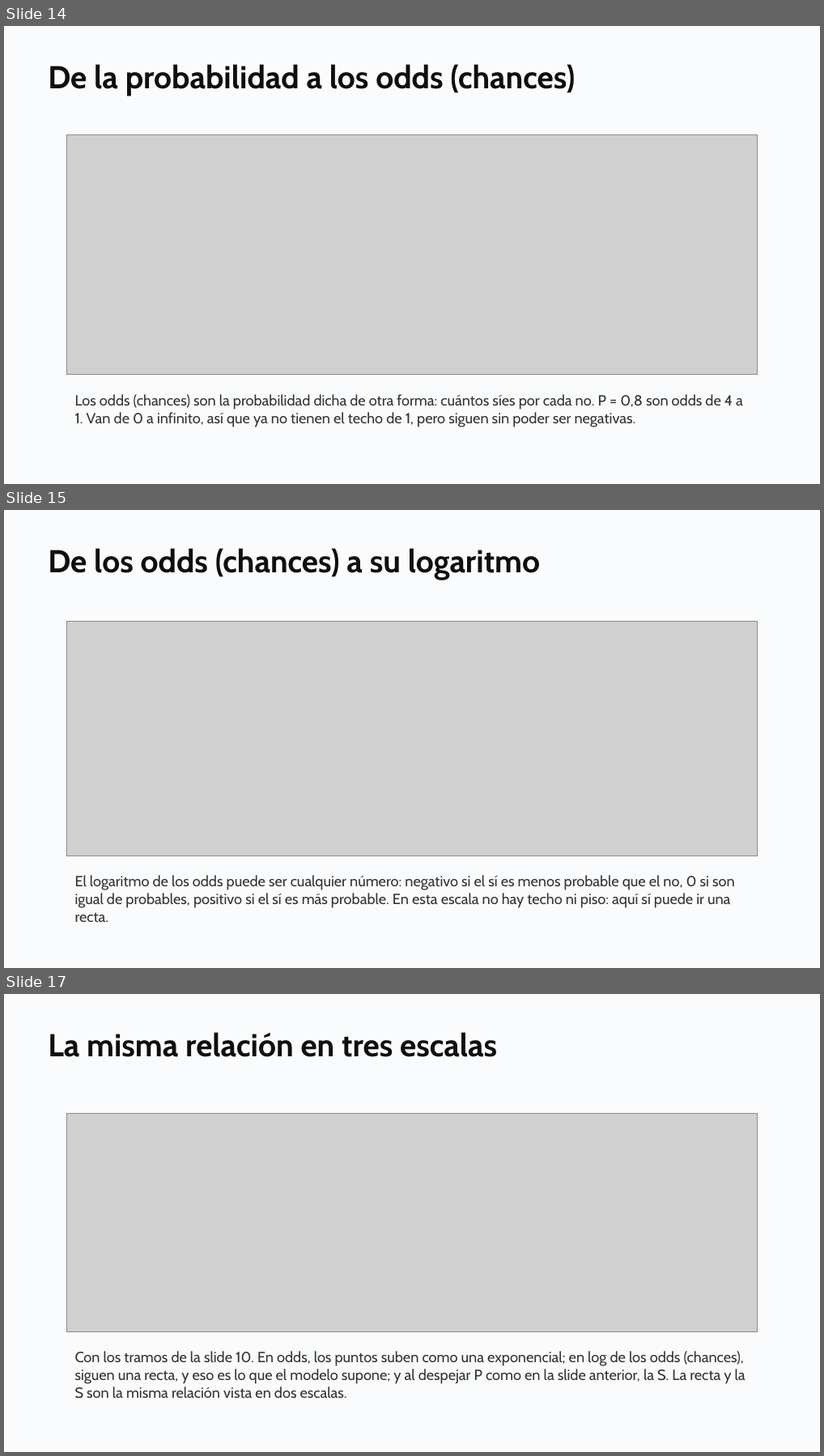
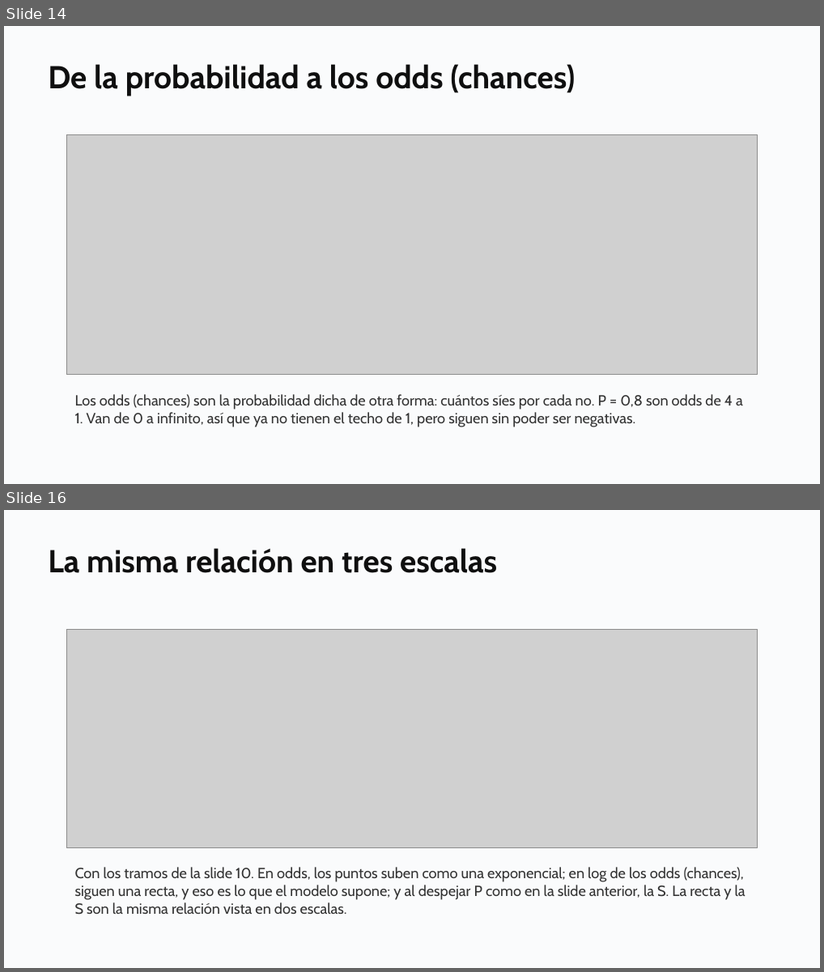
Before and after one commit to daniopitz/diplomado-cdd, a slide deck: presentaciones/clase06_regresion_logistica.pptx. Shown one above the other, each under a label of ours: slides 14, 15 and 17 before the commit, slides 14 and 16 after it; the slides between them are not shown. The pictures are 824x1456 and 824x972 pixels, drawn with LibreOffice and Linux fonts; fonts in the diff are those of the drawing; grey boxes stand for pictures. Boxes give left, top, right and bottom in pixels: in the first picture for what was removed or moved away, otherwise in the second. Text is boxed around its words. In the diff, an @@ line names an element or a change of style, - is before the commit and + after.

```diff
--- a/presentaciones/clase06_regresion_logistica.pptx
+++ b/presentaciones/clase06_regresion_logistica.pptx
@@ slide 15 removed at (4, 510, 820, 968), background #FFFFFF @@
@@ rectangle removed at (4, 510, 820, 968) @@
@@ text removed at (48, 548, 540, 580) @@
-De los odds (chances) a su logaritmo
@@ picture removed at (66, 621, 757, 856) @@
@@ text removed at (75, 875, 735, 922) @@
-El logaritmo de los odds puede ser cualquier número: negativo si el sí es menos probable que el no, 0 si son igual de probables, positivo si el sí es más probable. En esta escala no hay techo ni piso: aquí sí puede ir una recta.
@@ what was slide 17 is now slide 16 @@
```
Also in this commit, not shown: 1 slide changed, 3 other files.
